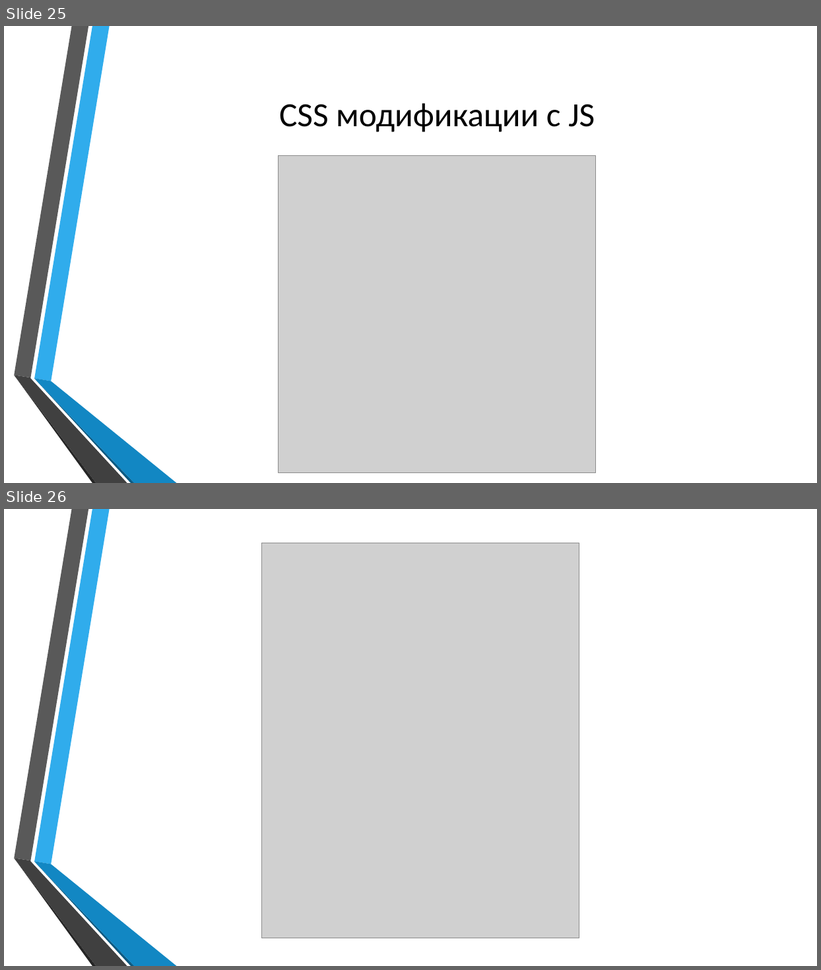
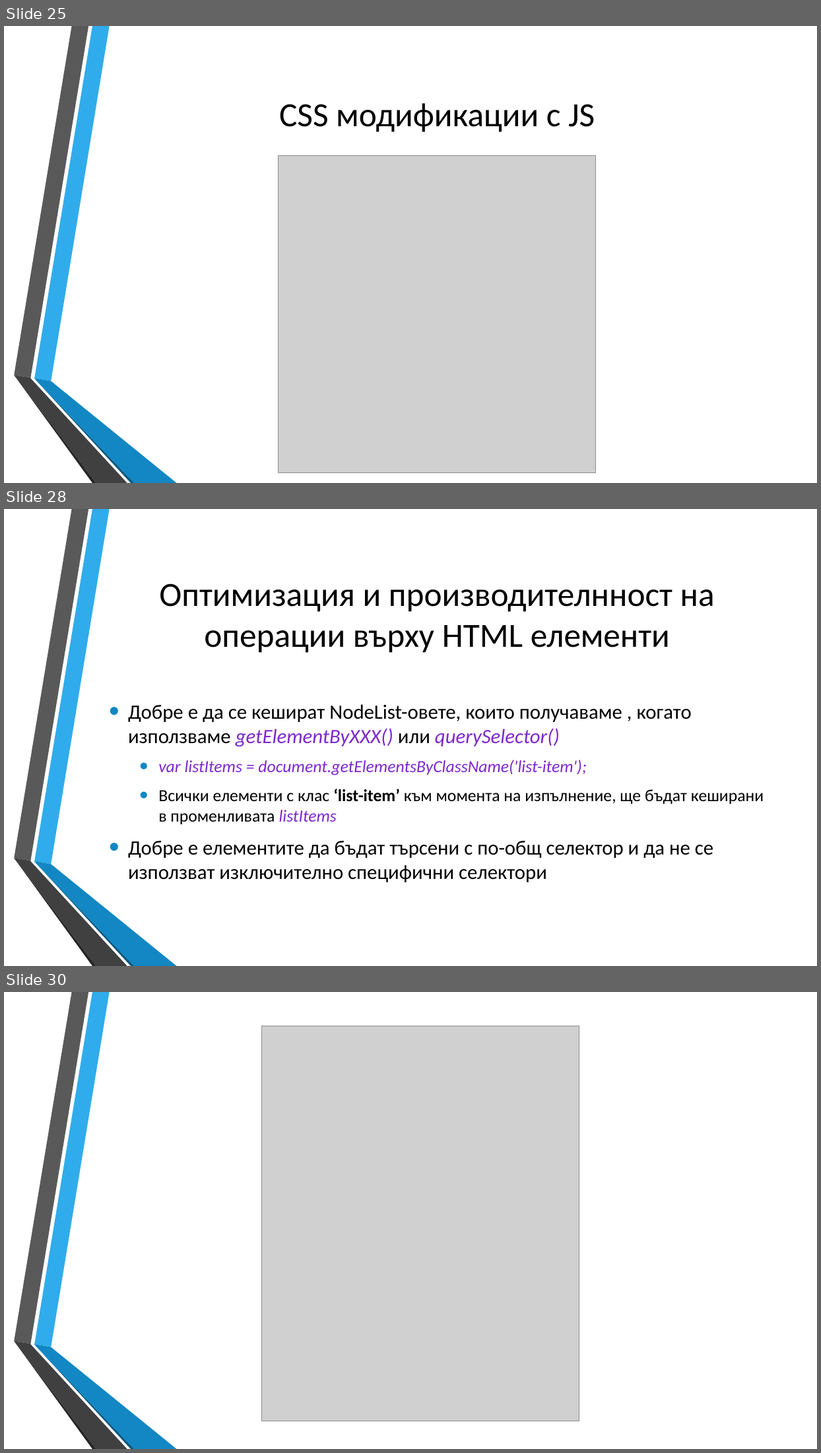
Before and after one commit to dnmitev/IT-Academy, a slide deck: JS Fundamentals/9.DOM&CSS/DOM&CSS.pptx. Shown one above the other, each under a label of ours: slides 25 and 26 before the commit, slides 25, 28 and 30 after it; the slides between them are not shown. The pictures are 821x970 and 821x1453 pixels, drawn with LibreOffice and Linux fonts; fonts in the diff are those of the drawing; grey boxes stand for pictures; background and template pictures are left out. Boxes give left, top, right and bottom in pixels: in the first picture for what was removed or moved away, otherwise in the second. Text is boxed around its words. In the diff, an @@ line names an element or a change of style, - is before the commit and + after.

```diff
--- a/JS Fundamentals/9.DOM&CSS/DOM&CSS.pptx
+++ b/JS Fundamentals/9.DOM&CSS/DOM&CSS.pptx
@@ slide 28 added at [4,509,817,966], background picture (left out); not listed: 6 template elements that a slide beside it also shows @@
@@ title added at [159,584,715,653], 40 pt, text #000000 @@
+Оптимизация и производителнност на операции върху HTML елементи
@@ text added at [128,704,764,883], 24 pt, text #000000 @@
+• Добре е да се кешират NodeList-овете, които получаваме , когато използваме getElementByXXX() или querySelector()
+  • var listItems = document.getElementsByClassName('list-item');
+  • Всички елементи с клас ‘list-item’ към момента на изпълнение, ще бъдат кеширани в променливата listItems
+• Добре е елементите да бъдат търсени с по-общ селектор и да не се използват изключително специфични селектори
@@ what was slide 26 is now slide 30 @@
```
Also in this commit, not shown: 1 slide changed, 3 other slides added, 2 other files.
